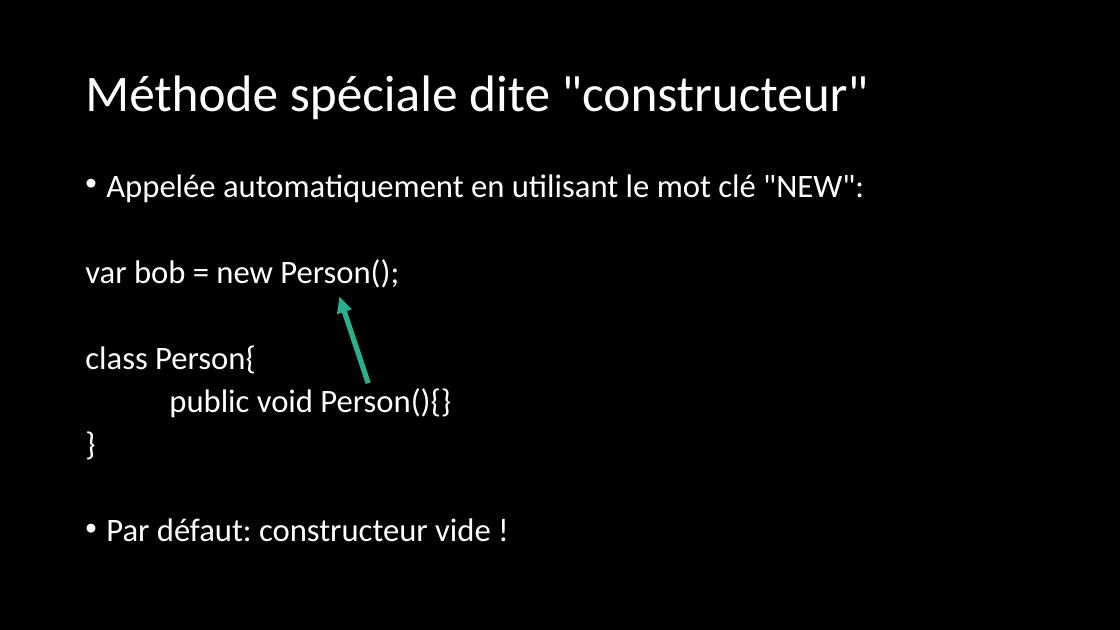
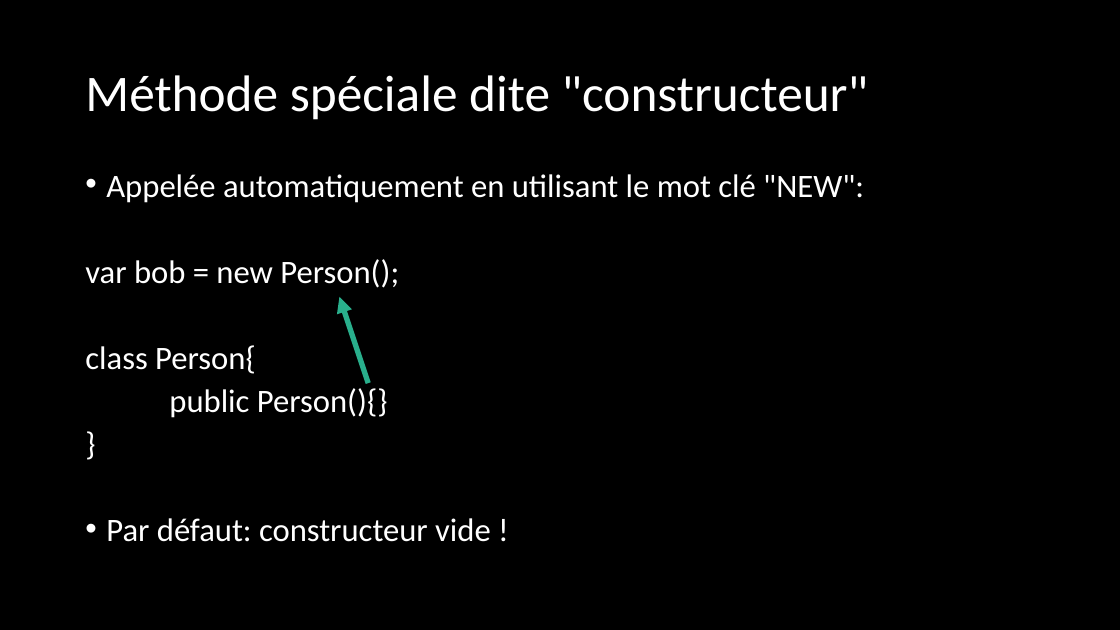
Before and after one commit to ETML-INF/320-POO, a slide deck: slide 4 of assets/03-01-constructeur.pptx. Drawn at 1120x630 pixels with LibreOffice and Linux fonts; fonts in the diff are those of the drawing. Boxes give left, top, right and bottom in pixels: in the first picture for what was removed or moved away, otherwise in the second. Text is boxed around its words. In the diff, an @@ line names an element or a change of style, - is before the commit and + after.

Commit message:
fix(ctor): fix pptx ctor signature

```diff
--- a/assets/03-01-constructeur.pptx
+++ b/assets/03-01-constructeur.pptx
@@ text at (169, 388, 388, 418): text changed @@
-public void Person(){}
+public Person(){}
```
